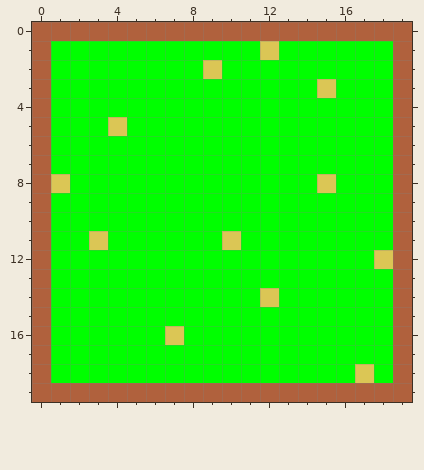
Pixel-art sprite -- res/level_1.png. That is the earlier state.
The file is 20x20 pixels.
New version:
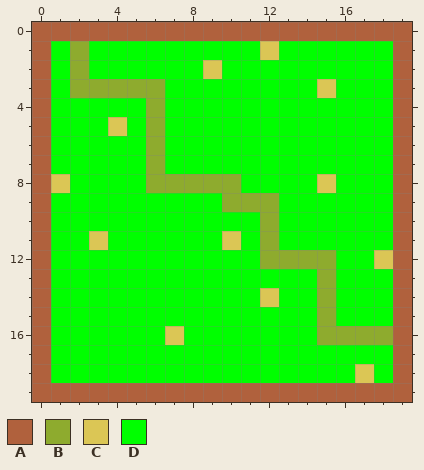
Palette (. is transparent): A #b0613d  B #8eab2e  C #dbc655  D #00ff00
The exact change:
Changed rows in their new state; - is an unchanged pixel.
first column x 2:
 1 B----------------
 2 B----------------
 3 BBBBB------------
 4 ----B------------
 5 ----B------------
 6 ----B------------
 7 ----B------------
 8 ----BBBBB--------
 9 --------BBB------
10 ----------B------
11 ----------B------
12 ----------BBBB---
13 -------------B---
14 -------------B---
15 -------------B---
16 -------------BBBB
Pixel boxes of the changes (left, top, right, bottom) in both pictures:
changed: (70, 41, 393, 345)
